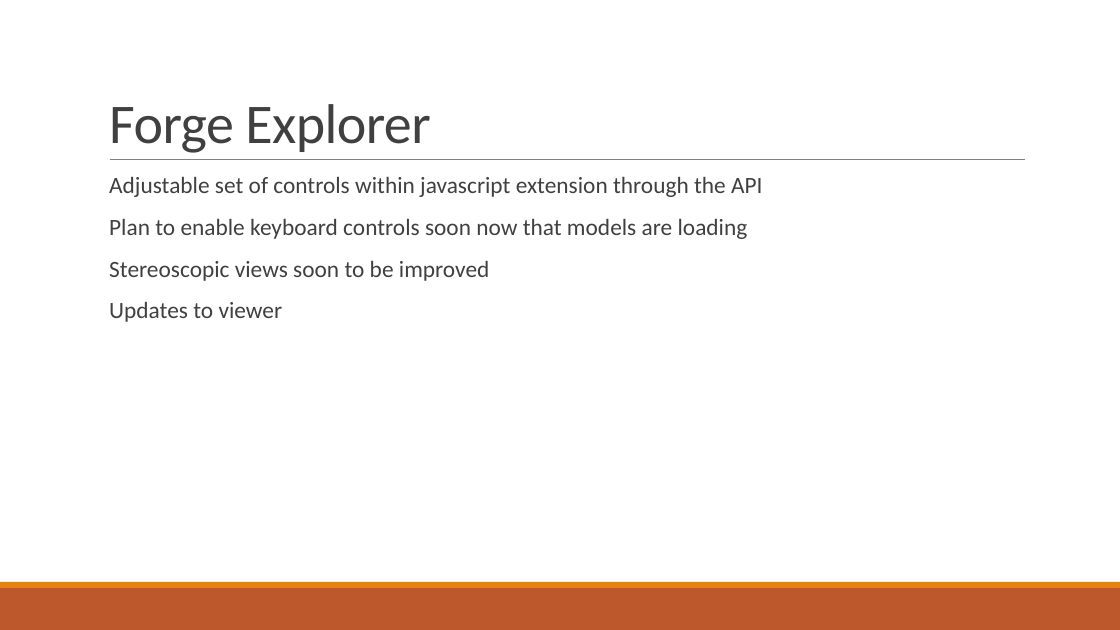
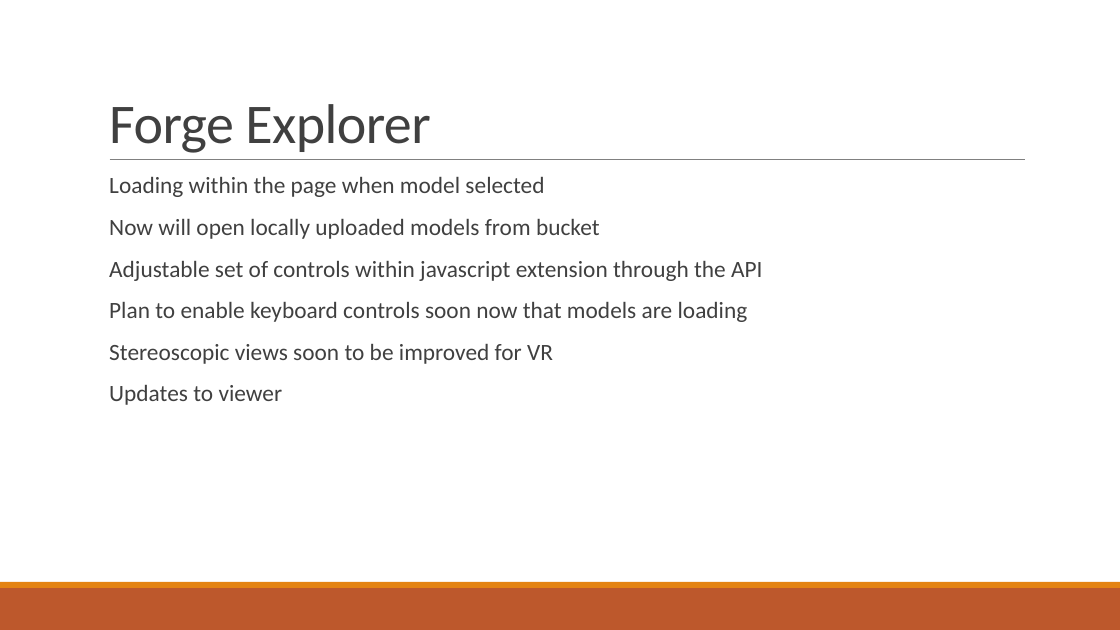
Before and after one commit to gonsalvg/Capstone-Forge-App, a slide deck: slide 14 of Project Documents/Progress Report 2/Progress report.pptx. Drawn at 1120x630 pixels with LibreOffice and Linux fonts; fonts in the diff are those of the drawing. Boxes give left, top, right and bottom in pixels: in the first picture for what was removed or moved away, otherwise in the second. Text is boxed around its words. In the diff, an @@ line names an element or a change of style, - is before the commit and + after.

```diff
--- a/Project Documents/Progress Report 2/Progress report.pptx
+++ b/Project Documents/Progress Report 2/Progress report.pptx
@@ text at [109,177,600,239]: paragraphs added @@
+  Loading within the page when model selected
+  Now will open locally uploaded models from bucket
@@ text at [109,344,553,364]: text changed @@
-  Stereoscopic views soon to be improved
+  Stereoscopic views soon to be improved for VR
```
Also in this commit, not shown: 3 other slides changed.
